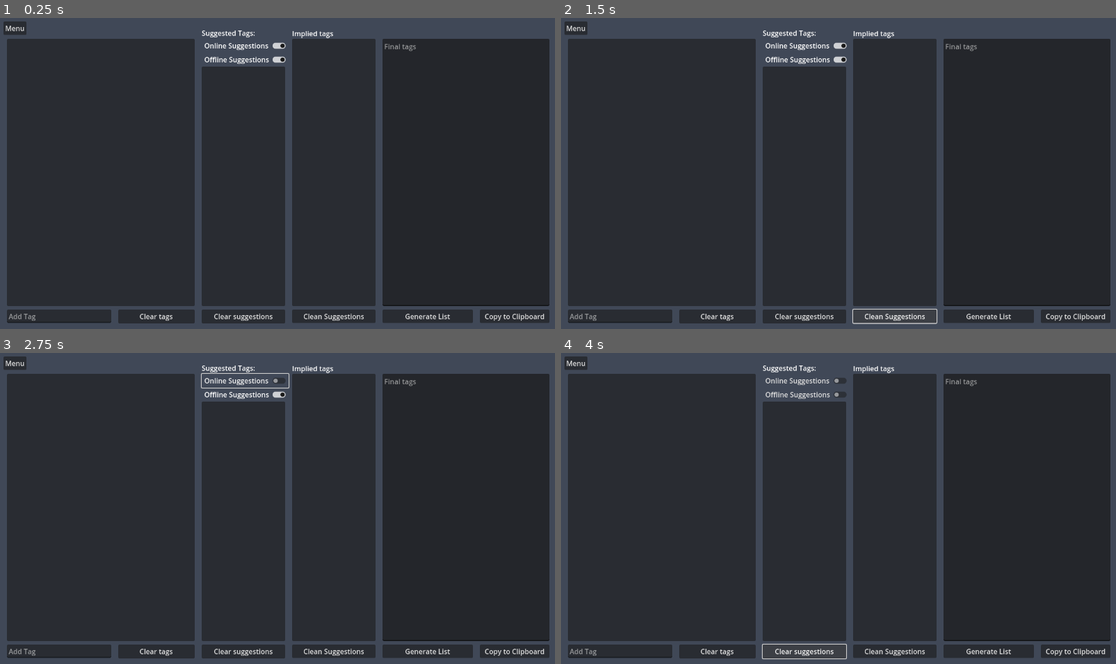
Above: before the commit, frames 1-4 (two rows, left to right).
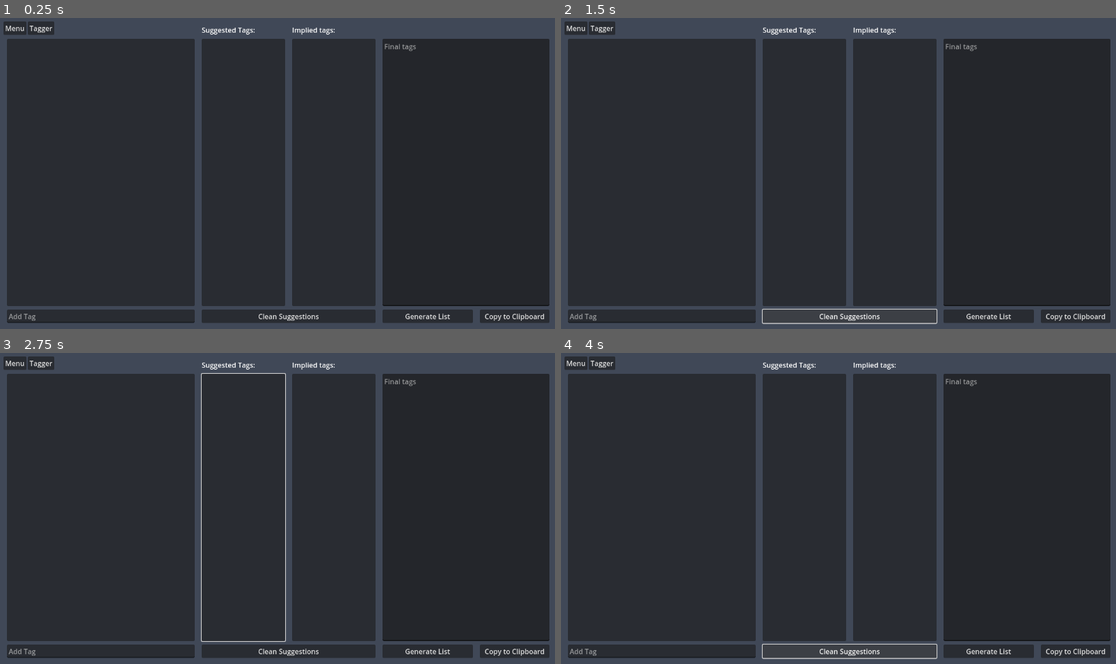
Above: after the commit, the same moments.

Repository: Ketei/e621Tagger
Game: Godot game, scene res://Scenes/application.tscn
Two runs of this game, one before a commit and one after it. Both use one fixed random seed, a clock stepped at 60 frames per second and the inputs below.
Inputs (mouse positions are in pixels of both pictures, inside the frame that each line leads up to):
- Up to frame 1 (0.25 s): no input
- Up to frame 2 (1.5 s): click (716, 316) at 0.5 s, where only the run before the commit has a clickable "Clear tags"; click "Clean Suggestions" at 1.25 s
- Up to frame 3 (2.75 s): click (244, 380) at 2 s, where only the run before the commit has a clickable "Online Suggestions"
- Up to frame 4 (4 s): click (805, 393) at 2.75 s, where only the run before the commit has a clickable "Offline Suggestions"; click (805, 651) at 3.5 s, where only the run before the commit has a clickable "Clear suggestions"

The runs differ from the first frame. In frame 1, 2.3% of the frame differs, in the area x 5-66%, y 1-99%; in frame 2, 2.3%; in frame 3, 2.5%; in frame 4, 2.3%.

Commit message:
Moved tagger settings
- Toggles and clears now have their own menu.

Diff:
--- a/Globals/tagger.gd
+++ b/Globals/tagger.gd
@@ -16,18 +16,19 @@
 
 enum Sites {
 	E621,
-	POSTYBIRB
+	POSTYBIRB,
+	HYDRUS,
 }
 
+const e6_headers: Array = ["User-Agent: Taglist Maker/v0.3.0 (by Ketei)"]
+const implications_path: String = "user://database/implications/"
+const tags_path: String = "user://database/tags/"
 
 var alias_database: AliasDatabase
 var settings: UserSettings
 var site_settings: SiteSettings
 var tag_manager: TagManager
 
-const e6_headers: Array = ["User-Agent: Taglist Maker/v0.2.2 (by Ketei)"]
-const implications_path: String = "user://database/implications/"
-const tags_path: String = "user://database/tags/"
 
 func _init():
 	verify_folder_structure()
--- a/Scenes/application.tscn
+++ b/Scenes/application.tscn
@@ -649,7 +649,7 @@
 layout_mode = 0
 offset_left = 8.0
 offset_top = 8.0
-offset_right = 117.0
+offset_right = 64.0
 offset_bottom = 48.0
 
 [node name="Menu" type="PopupMenu" parent="MenuBar"]
@@ -670,7 +670,6 @@
 item_5/id = 1
 
 [node name="Tagger" type="Control" parent="."]
-visible = false
 layout_mode = 1
 anchors_preset = 15
 anchor_right = 1.0
@@ -679,6 +678,38 @@
 grow_horizontal = 2
 grow_vertical = 2
 script = ExtResource("2_o722f")
+
+[node name="TaggerMenuBar" type="MenuBar" parent="Tagger"]
+layout_mode = 0
+offset_left = 64.0
+offset_top = -24.0
+offset_right = 104.0
+offset_bottom = 16.0
+
+[node name="Tagger" type="PopupMenu" parent="Tagger/TaggerMenuBar"]
+size = Vector2i(250, 170)
+hide_on_checkable_item_selection = false
+item_count = 6
+item_0/text = "Tag lists"
+item_0/id = 99
+item_0/disabled = true
+item_0/separator = true
+item_1/text = "Clear all"
+item_1/id = 0
+item_2/text = "Clear suggestions"
+item_2/id = 1
+item_3/text = "Suggestions"
+item_3/id = 100
+item_3/disabled = true
+item_3/separator = true
+item_4/text = "Enable online suggestions"
+item_4/checkable = 1
+item_4/checked = true
+item_4/id = 2
+item_5/text = "Enable offline suggestions"
+item_5/checkable = 1
+item_5/checked = true
+item_5/id = 3
 
 [node name="CurrentTags" type="Control" parent="Tagger"]
 anchors_preset = 0
@@ -704,54 +735,25 @@
 layout_mode = 0
 offset_left = 16.0
 offset_top = 640.0
-offset_right = 256.0
+offset_right = 448.0
 offset_bottom = 671.0
 placeholder_text = "Add Tag"
 
-[node name="ClearTags" type="Button" parent="Tagger"]
-unique_name_in_owner = true
-layout_mode = 0
-offset_left = 272.0
-offset_top = 640.0
-offset_right = 448.0
-offset_bottom = 672.0
-text = "Clear tags"
-
-[node name="SuggestionsEnabledBtn" type="CheckButton" parent="Tagger"]
+[node name="Label" type="Label" parent="Tagger"]
 layout_mode = 0
 offset_left = 464.0
-offset_top = 16.0
-offset_right = 664.0
-offset_bottom = 48.0
-tooltip_text = "Offer suggestions using the e621 API. Requires an internet connection and for the API to be working."
-button_pressed = true
-text = "Online Suggestions"
-
-[node name="OfflineSuggButton" type="CheckButton" parent="Tagger"]
-layout_mode = 0
-offset_left = 464.0
-offset_top = 48.0
-offset_right = 664.0
-offset_bottom = 80.0
-tooltip_text = "Offer suggestions that come attatched to tags."
-button_pressed = true
-text = "Offline Suggestions"
-
-[node name="Label" type="Label" parent="Tagger"]
-layout_mode = 0
-offset_left = 464.0
-offset_top = -10.0
-offset_right = 583.0
+offset_top = -16.0
+offset_right = 587.0
 offset_bottom = 16.0
 text = "Suggested Tags:"
-vertical_alignment = 1
 
 [node name="Suggested" type="Control" parent="Tagger"]
 anchors_preset = 0
 offset_left = 464.0
-offset_top = 80.0
+offset_top = 16.0
 offset_right = 656.0
 offset_bottom = 632.0
+metadata/_edit_group_ = true
 
 [node name="SuggestedList" type="ItemList" parent="Tagger/Suggested"]
 layout_mode = 1
@@ -763,15 +765,6 @@
 theme_override_colors/guide_color = Color(0.482353, 0.482353, 0.482353, 1)
 same_column_width = true
 
-[node name="ClearSuggestButton" type="Button" parent="Tagger"]
-unique_name_in_owner = true
-layout_mode = 0
-offset_left = 464.0
-offset_top = 640.0
-offset_right = 656.0
-offset_bottom = 672.0
-text = "Clear suggestions"
-
 [node name="Implied Tags" type="Control" parent="Tagger"]
 anchors_preset = 0
 offset_left = 672.0
@@ -790,14 +783,13 @@
 
 [node name="Label" type="Label" parent="Tagger/Implied Tags"]
 layout_mode = 0
-offset_top = -24.0
+offset_top = -32.0
 offset_right = 95.0
-offset_bottom = 2.0
-text = "Implied tags"
+text = "Implied tags:"
 
 [node name="CleanSuggestionsButton" type="Button" parent="Tagger"]
 layout_mode = 0
-offset_left = 672.0
+offset_left = 464.0
 offset_top = 640.0
 offset_right = 864.0
 offset_bottom = 671.0
@@ -1221,6 +1213,7 @@
 text = "Delete Tag"
 
 [node name="Settings" type="Control" parent="."]
+visible = false
 anchors_preset = 0
 offset_top = 56.0
 offset_right = 1280.0
@@ -1242,12 +1235,14 @@
 offset_top = 8.0
 offset_right = 360.0
 offset_bottom = 39.0
-item_count = 2
+item_count = 3
 selected = 0
 popup/item_0/text = "E621 / Itaku"
 popup/item_0/id = 0
 popup/item_1/text = "Postybirb"
 popup/item_1/id = 1
+popup/item_2/text = "Hydrus"
+popup/item_2/id = 2
 
 [node name="Label" type="Label" parent="Settings/Target Site"]
 layout_mode = 0
--- a/Scenes/tagger_controls.gd
+++ b/Scenes/tagger_controls.gd
@@ -4,16 +4,14 @@
 @onready var item_list = $CurrentTags/ItemList
 @onready var e_621_requester = %e621Requester
 @onready var suggested_list = $Suggested/SuggestedList
-@onready var clear_suggest_button = %ClearSuggestButton
 @onready var tag_list_generator: TagListGenerator = %TagListGenerator
 @onready var generate_list = %GenerateList
 @onready var final_tag_list = $FinalTagList
 @onready var implied_list = $"Implied Tags/ImpliedList"
 @onready var copy_to_clipboard = %CopyToClipboard
-@onready var clear_tags_button = %ClearTags
-@onready var suggestions_enabled_btn: CheckButton = $SuggestionsEnabledBtn
 @onready var clean_suggestions_button = $CleanSuggestionsButton
-@onready var offline_sugg_button: CheckButton = $OfflineSuggButton
+
+@onready var tagger_menu_bar: PopupMenu = $TaggerMenuBar/Tagger
 
 
 var tag_queue: Array[String] = []
@@ -31,20 +29,19 @@
 
 
 func _ready():
-	suggestions_enabled_btn.button_pressed = Tagger.settings.search_suggested
-	offline_sugg_button.button_pressed = Tagger.settings.load_suggested
-
-	offline_sugg_button.toggled.connect(toggle_suggestion_load)
+
+	tagger_menu_bar.set_item_checked(tagger_menu_bar.get_item_index(2), Tagger.settings.search_suggested)
+	tagger_menu_bar.set_item_checked(tagger_menu_bar.get_item_index(3), Tagger.settings.load_suggested)
+
+	tagger_menu_bar.id_pressed.connect(tagger_menu_pressed)
+
 	line_edit.text_submitted.connect(submit_text)
 	item_list.item_activated.connect(remove_item)
 	item_list.empty_clicked.connect(deselect_items)
 	e_621_requester.get_finished.connect(suggestions_found)
-	clear_suggest_button.pressed.connect(clear_suggestion_box)
 	suggested_list.item_activated.connect(transfer_suggested)
 	generate_list.pressed.connect(generate_tag_list)
 	copy_to_clipboard.pressed.connect(copy_resut_to_clipboard)
-	clear_tags_button.pressed.connect(clear_tags)
-	suggestions_enabled_btn.toggled.connect(disable_suggested_search)
 	clean_suggestions_button.pressed.connect(clean_suggestions)
 
 	suggestion_timer = Timer.new()
@@ -68,12 +65,19 @@
 			item_list.remove_item(selected_item)
 
 
-func disable_suggested_search(is_toggled: bool) -> void:
-	Tagger.settings.search_suggested = is_toggled
-
-
-func toggle_suggestion_load(is_toggled: bool) -> void:
-	Tagger.settings.load_suggested = is_toggled
+func tagger_menu_pressed(option_id: int) -> void:
+	var item_index: int = tagger_menu_bar.get_item_index(option_id)
+
+	if option_id == 0:
+		clear_tags()
+	elif option_id == 1:
+		clear_suggestion_box()
+	elif option_id == 2:
+		tagger_menu_bar.toggle_item_checked(item_index)
+		Tagger.settings.search_suggested = tagger_menu_bar.is_item_checked(item_index)
+	elif option_id == 3:
+		tagger_menu_bar.toggle_item_checked(item_index)
+		Tagger.settings.load_suggested = tagger_menu_bar.is_item_checked(tagger_menu_bar.get_item_index(option_id))
 
 
 func clear_tags() -> void:
@@ -89,8 +93,8 @@
 
 
 func clean_suggestions() -> void:
-	for tag in _implied_tags:
-		if suggestion_tags.has(tag) or _full_tag_list.has(tag):
+	for tag in suggestion_tags.duplicate():
+		if _implied_tags.has(tag) or _full_tag_list.has(tag):
 			var _remove_index: int = suggestion_tags.find(tag)
 			suggestion_tags.remove_at(_remove_index)
 			suggested_list.remove_item(_remove_index)
@@ -179,7 +183,7 @@
 
 	line_edit.clear()
 
-	if suggestions_enabled_btn.button_pressed:
+	if Tagger.settings.search_suggested:
 		tag_queue.append(_target_tag)
 		start_suggestion_lookup()
 
@@ -262,7 +266,7 @@
 	else:
 		add_generic_tag(_tag_text)
 
-	if suggestions_enabled_btn.button_pressed:
+	if Tagger.settings.search_suggested:
 		tag_queue.append(_tag_text)
 		start_suggestion_lookup()
 
@@ -295,7 +299,7 @@
 			_implied_tags.append(implied_parent)
 			implied_list.add_item(implied_parent)
 
-	if offline_sugg_button.button_pressed:
+	if Tagger.settings.load_suggested:
 		for suggested_tag in tag_list_generator._offline_suggestions:
 			if not suggestion_tags.has(suggested_tag):
 				suggestion_tags.append(suggested_tag)
--- a/Settings/site_settings.gd
+++ b/Settings/site_settings.gd
@@ -16,16 +16,41 @@
 	"1": {
 		"whitespace": " ",
 		"separator": ", "
-	}
+	},
+	"2": {
+		"whitespace": " ",
+		"separator": "\n"
+	},
 }
+
 
 @export var whitespace_char: String = "_"
 @export var tag_separator: String = " "
 
 
 static func load_settings() -> SiteSettings:
+	var site_formatting_settings: Dictionary = {
+		"0": {
+			"whitespace": "_",
+			"separator": " "
+			},
+		"1": {
+			"whitespace": " ",
+			"separator": ", "
+		},
+		"2": {
+			"whitespace": " ",
+			"separator": "\n"
+		},
+	}
+
 	if ResourceLoader.exists("user://site_settings.tres", "SiteSettings"):
-		return ResourceLoader.load("user://site_settings.tres")
+		var loaded_settings: SiteSettings = ResourceLoader.load("user://site_settings.tres")
+		for site_key in site_formatting_settings.keys():
+			if not loaded_settings._site_formatting.has(site_key):
+				loaded_settings._site_formatting[site_key] = site_formatting_settings[site_key].duplicate()
+				loaded_settings.save()
+		return loaded_settings
 	else:
 		return SiteSettings.new()
 
